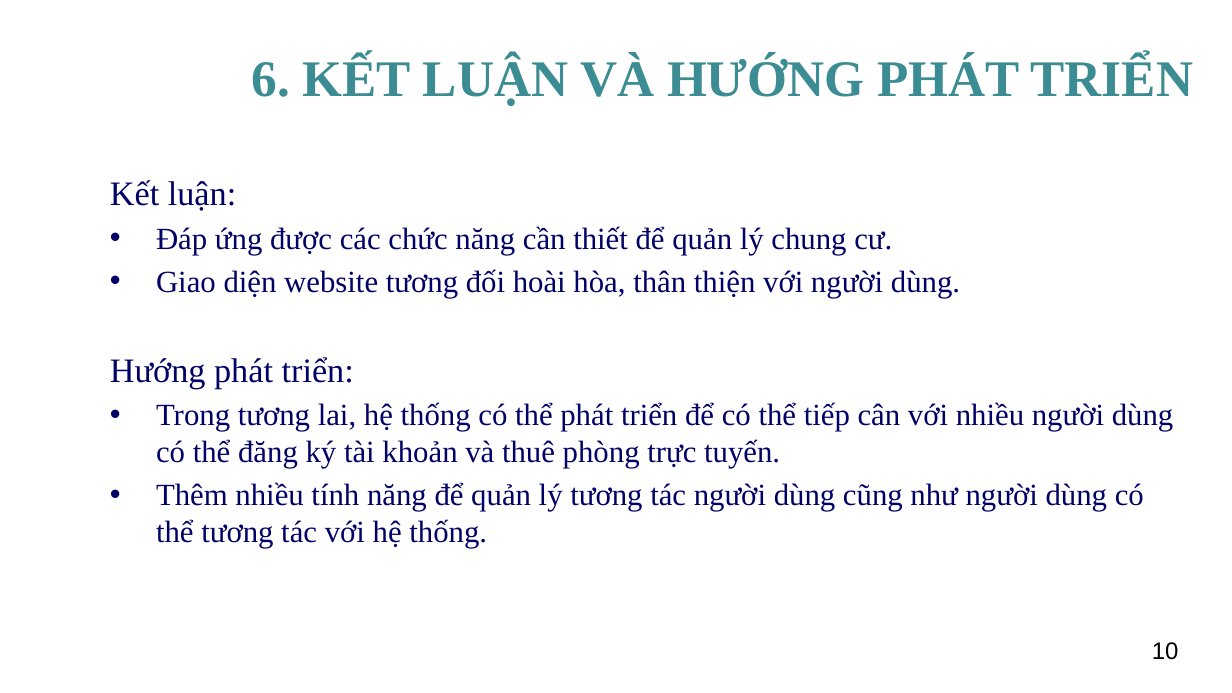
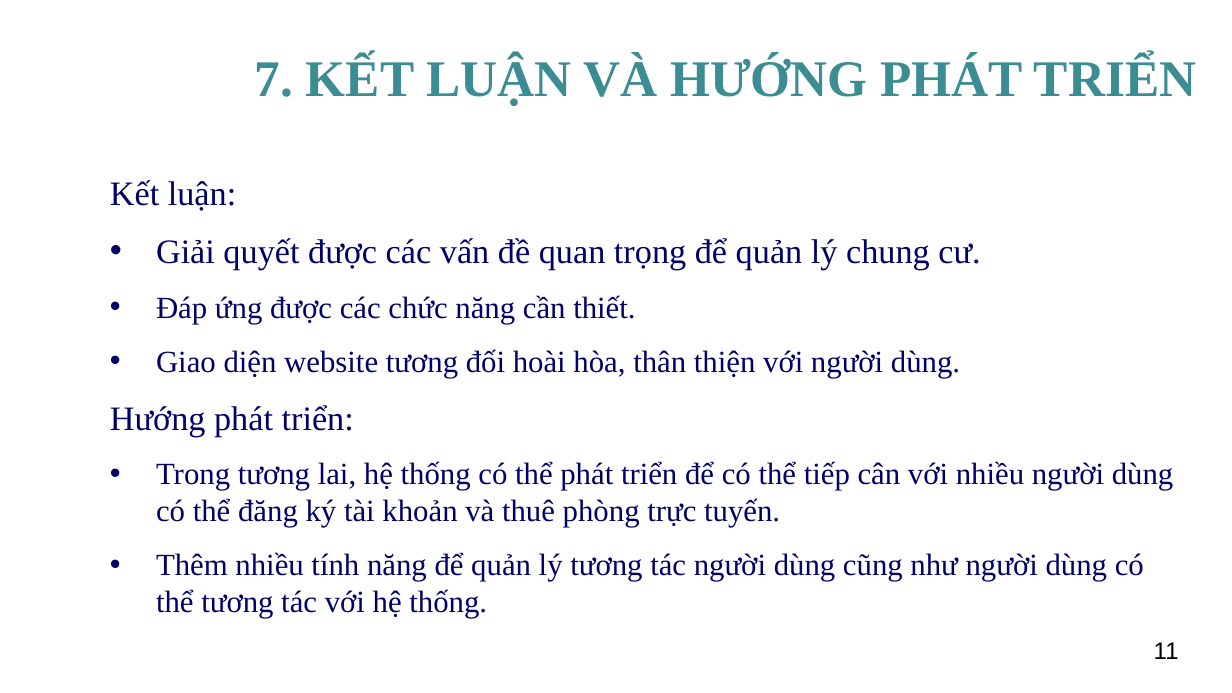
Before and after one commit to NguyenChienThangB1910143/QL_ChungCy, a slide deck: slide 11 of LCTN/B1910143_NguyenChienThang.pptx (slide 10 before the commit). Drawn at 1232x693 pixels with LibreOffice and Linux fonts; fonts in the diff are those of the drawing; background and template pictures are left out. Boxes give left, top, right and bottom in pixels: in the first picture for what was removed or moved away, otherwise in the second. Text is boxed around its words. In the diff, an @@ line names an element or a change of style, - is before the commit and + after.

```diff
--- a/LCTN/B1910143_NguyenChienThang.pptx
+++ b/LCTN/B1910143_NguyenChienThang.pptx
@@ title at [255,56,1196,106]: text changed @@
-6. KẾT LUẬN VÀ HƯỚNG PHÁT TRIỂN
+7. KẾT LUẬN VÀ HƯỚNG PHÁT TRIỂN
@@ text at [110,180,1174,618]: more space between paragraphs @@
@@ text at [156,238,980,324]: text changed; size 18 to 20 pt @@
-• Đáp ứng được các chức năng cần thiết để quản lý chung cư.
+• Giải quyết được các vấn đề quan trọng để quản lý chung cư.
+• Đáp ứng được các chức năng cần thiết.
@@ page number at [1154,642,1179,659]: text changed @@
-10
+11
```
Also in this commit, not shown: 9 other slides changed, 1 slide added, 14 other files.
